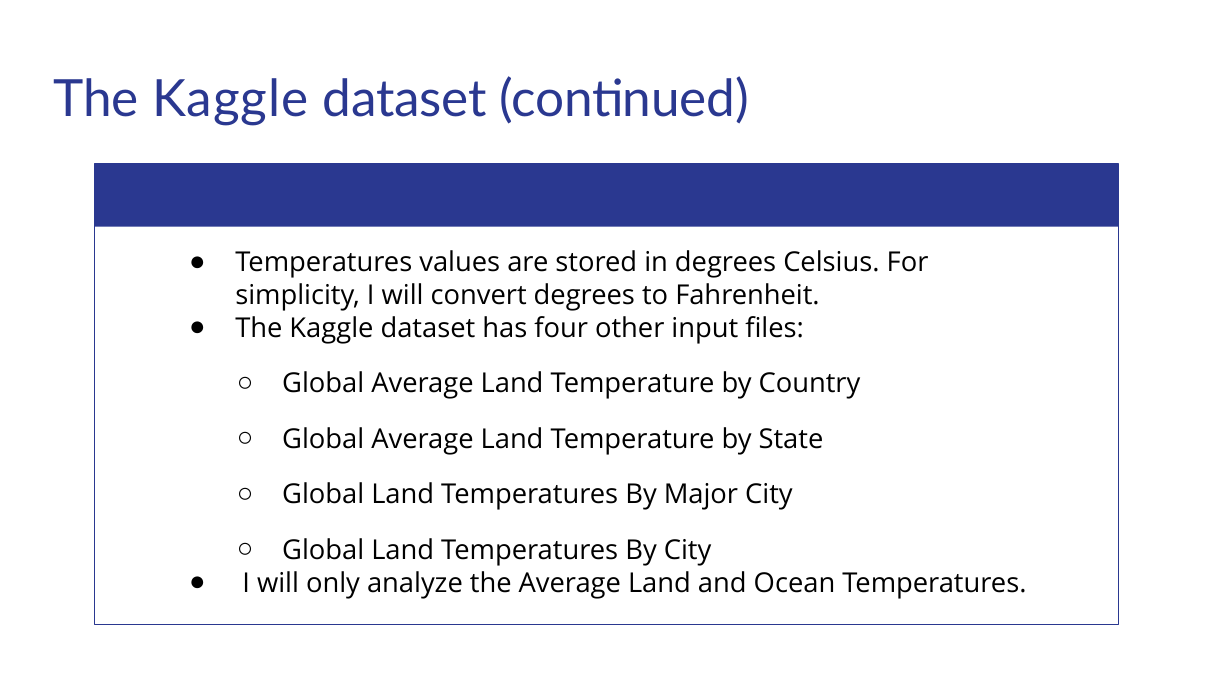
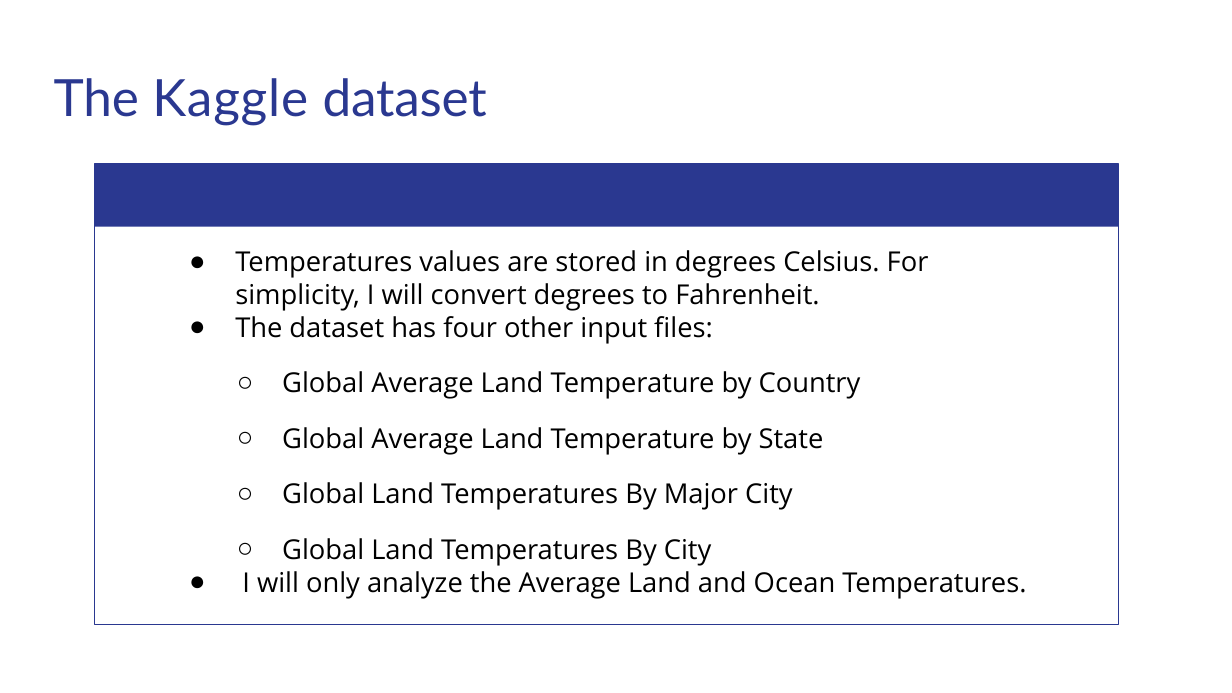
Before and after one commit to matthewshawnkehoe/Data-Science-Projects, a slide deck: slide 4 of Capstone Projects/Capstone_Two_Supervised_ML/Predicting_Temperature_Change.pptx. Drawn at 1232x693 pixels with LibreOffice and Linux fonts; fonts in the diff are those of the drawing. Boxes give left, top, right and bottom in pixels: in the first picture for what was removed or moved away, otherwise in the second. Text is boxed around its words. In the diff, an @@ line names an element or a change of style, - is before the commit and + after.

```diff
--- a/Capstone Projects/Capstone_Two_Supervised_ML/Predicting_Temperature_Change.pptx
+++ b/Capstone Projects/Capstone_Two_Supervised_ML/Predicting_Temperature_Change.pptx
@@ title at <box>54,78,487,125</box>: text changed @@
-The Kaggle dataset (continued)
+The Kaggle dataset
@@ text at <box>235,316,713,344</box>: text changed @@
-● The Kaggle dataset has four other input files:
+● The dataset has four other input files:
```
Also in this commit, not shown: 3 other slides changed, 3 slides added, 1 slide removed.
